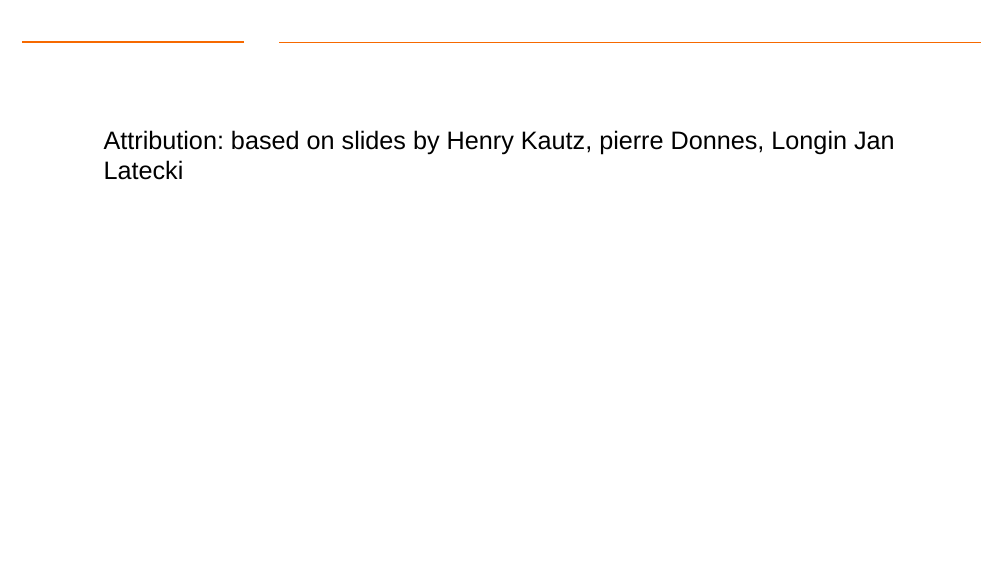
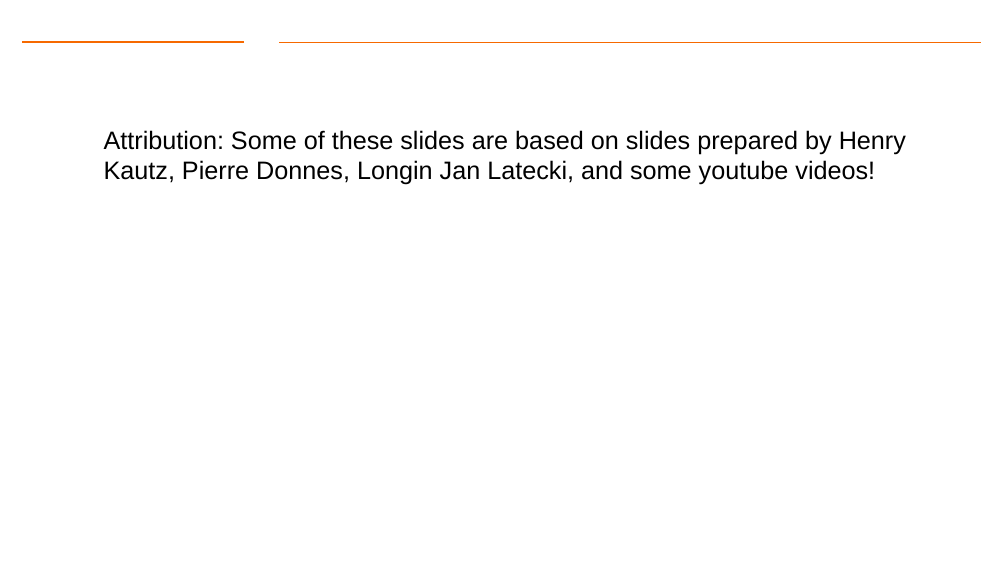
Before and after one commit to Dre1896/RIT-DSCI-633-FDS, a slide deck: slide 30 of Syllabus/Lecture08/Lec08.pptx (slide 32 before the commit). Drawn at 1008x567 pixels with LibreOffice and Linux fonts; fonts in the diff are those of the drawing; background and template pictures are left out. Boxes give left, top, right and bottom in pixels: in the first picture for what was removed or moved away, otherwise in the second. Text is boxed around its words. In the diff, an @@ line names an element or a change of style, - is before the commit and + after.

```diff
--- a/Syllabus/Lecture08/Lec08.pptx
+++ b/Syllabus/Lecture08/Lec08.pptx
@@ text at [104,130,906,185]: text changed @@
-  Attribution: based on slides by Henry Kautz, pierre Donnes, Longin Jan Latecki
+  Attribution: Some of these slides are based on slides prepared by Henry Kautz, Pierre Donnes, Longin Jan Latecki, and some youtube videos!
```
Also in this commit, not shown: 8 other slides changed, 1 slide added, 3 slides removed.
